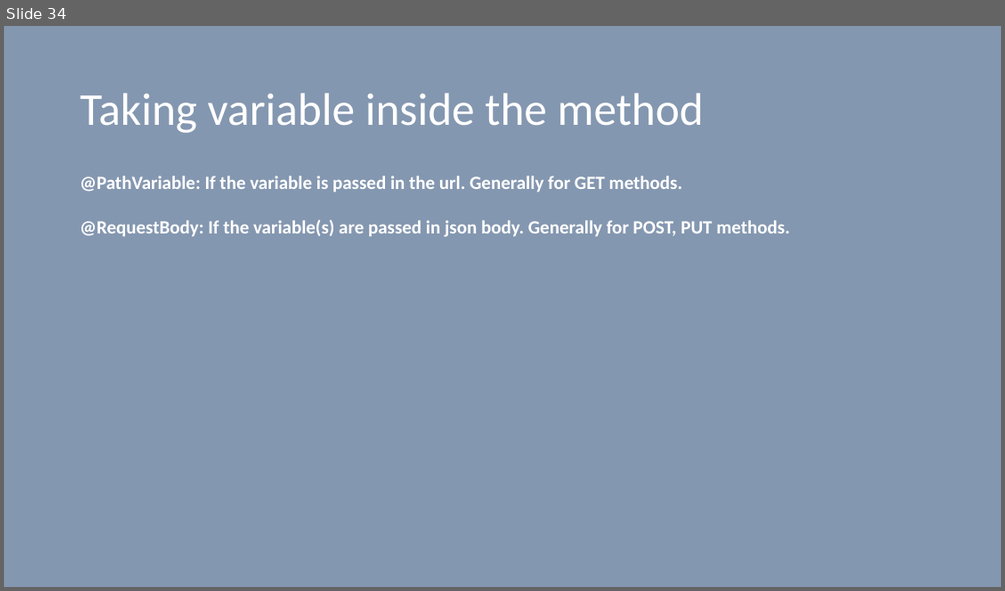
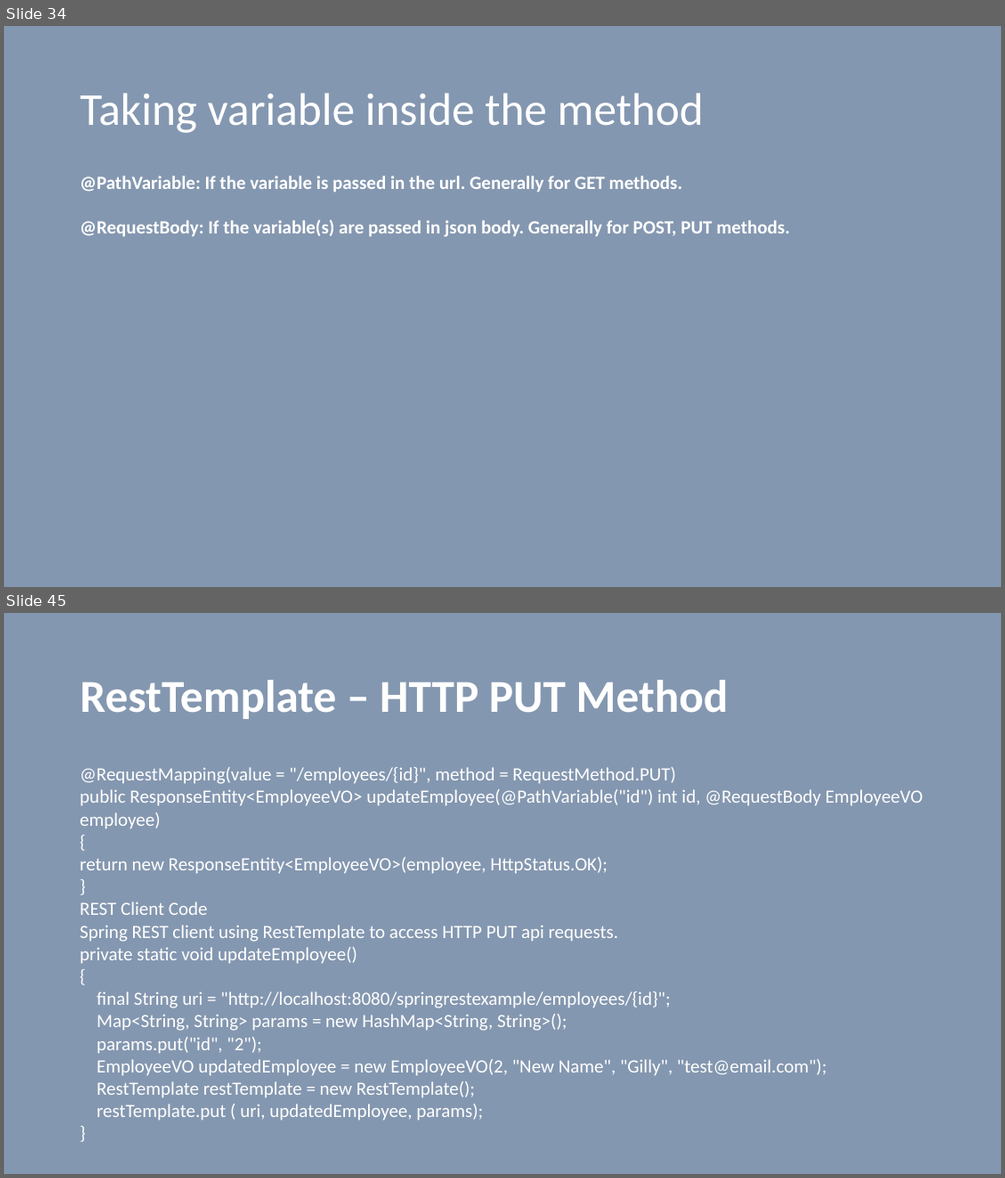
Before and after one commit to vilasvarghese/microservices, a slide deck: training/day1/3SpringBootDay1And2.pptx. Shown one above the other, each under a label of ours: slide 34 before the commit, slides 34 and 45 after it; the slides between them are not shown. The pictures are 1005x591 and 1005x1178 pixels, drawn with LibreOffice and Linux fonts; fonts in the diff are those of the drawing. Boxes give left, top, right and bottom in pixels: in the first picture for what was removed or moved away, otherwise in the second. Text is boxed around its words. In the diff, an @@ line names an element or a change of style, - is before the commit and + after.

```diff
--- a/training/day1/3SpringBootDay1And2.pptx
+++ b/training/day1/3SpringBootDay1And2.pptx
@@ slide 45 added at [4, 613, 1001, 1174], background #8497B0 @@
@@ title added at [80, 680, 728, 719], 44 pt, text #FFFFFF, bold @@
+RestTemplate – HTTP PUT Method
@@ text added at [80, 767, 922, 1120], 18 pt, text #FFFFFF @@
+@RequestMapping(value = "/employees/{id}", method = RequestMethod.PUT)
+public ResponseEntity<EmployeeVO> updateEmployee(@PathVariable("id") int id, @RequestBody EmployeeVO employee)
+{
+return new ResponseEntity<EmployeeVO>(employee, HttpStatus.OK);
+}
+REST Client Code
+Spring REST client using RestTemplate to access HTTP PUT api requests.
+private static void updateEmployee()
+{
+final String uri = "http://localhost:8080/springrestexample/employees/{id}";
+Map<String, String> params = new HashMap<String, String>();
+params.put("id", "2");
+EmployeeVO updatedEmployee = new EmployeeVO(2, "New Name", "Gilly", "test@email.com");
+RestTemplate restTemplate = new RestTemplate();
+restTemplate.put ( uri, updatedEmployee, params);
+}
```
Also in this commit, not shown: 11 other slides added, 17 slides removed, 2 other files.
